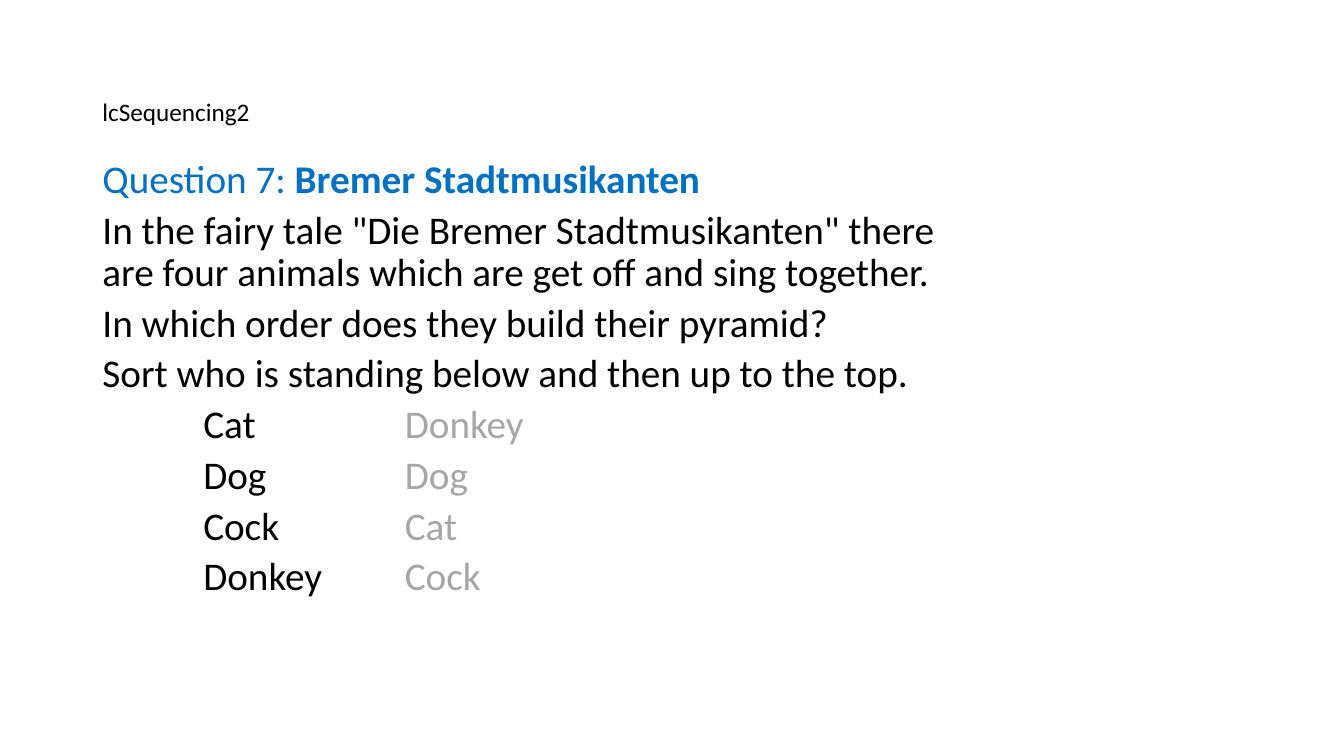
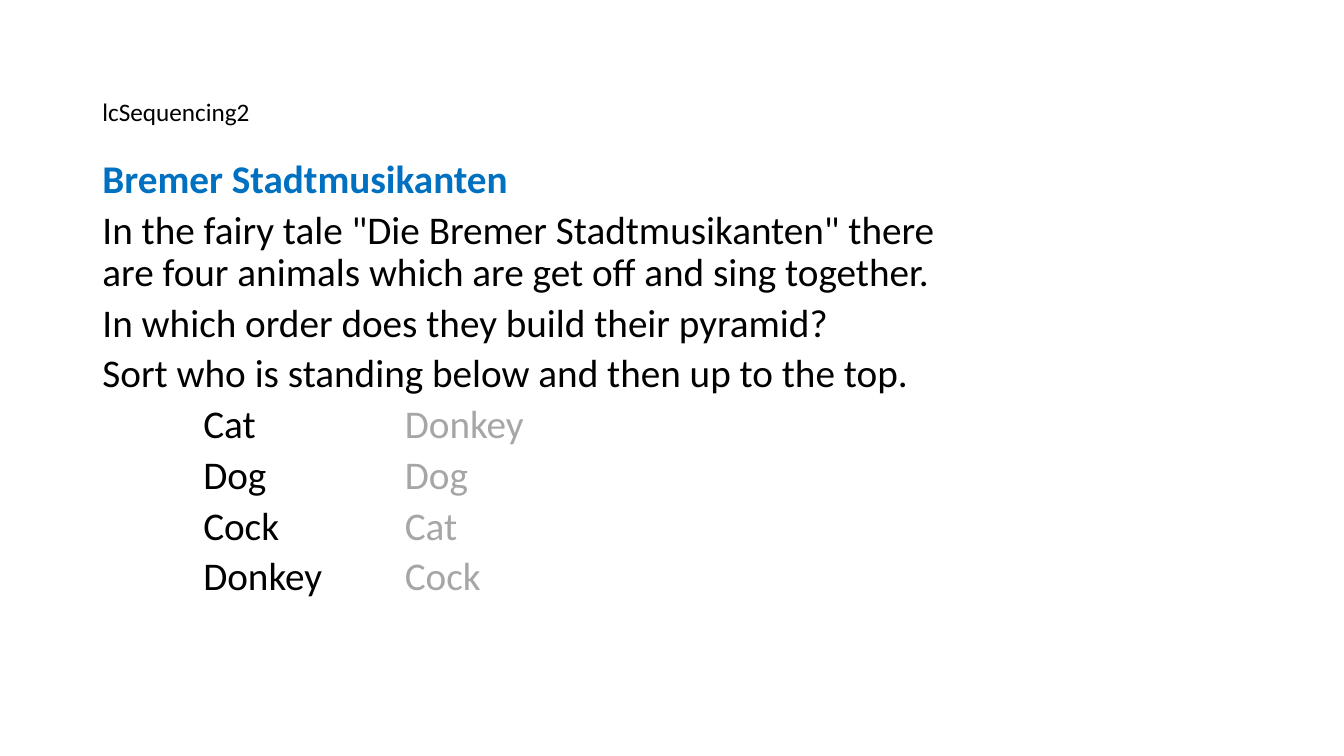
Before and after one commit to birgitstrackenbrock/dita13.lc.extra-interactions, a slide deck: slide 9 of documentation/Interaction_examples_visual.pptx. Drawn at 1344x756 pixels with LibreOffice and Linux fonts; fonts in the diff are those of the drawing. Boxes give left, top, right and bottom in pixels: in the first picture for what was removed or moved away, otherwise in the second. Text is boxed around its words. In the diff, an @@ line names an element or a change of style, - is before the commit and + after.

```diff
--- a/documentation/Interaction_examples_visual.pptx
+++ b/documentation/Interaction_examples_visual.pptx
@@ text at (102, 165, 508, 194): text changed @@
-Question 7: Bremer Stadtmusikanten
+Bremer Stadtmusikanten
```
Also in this commit, not shown: 18 other slides changed, 1 slide added, 33 other files.
